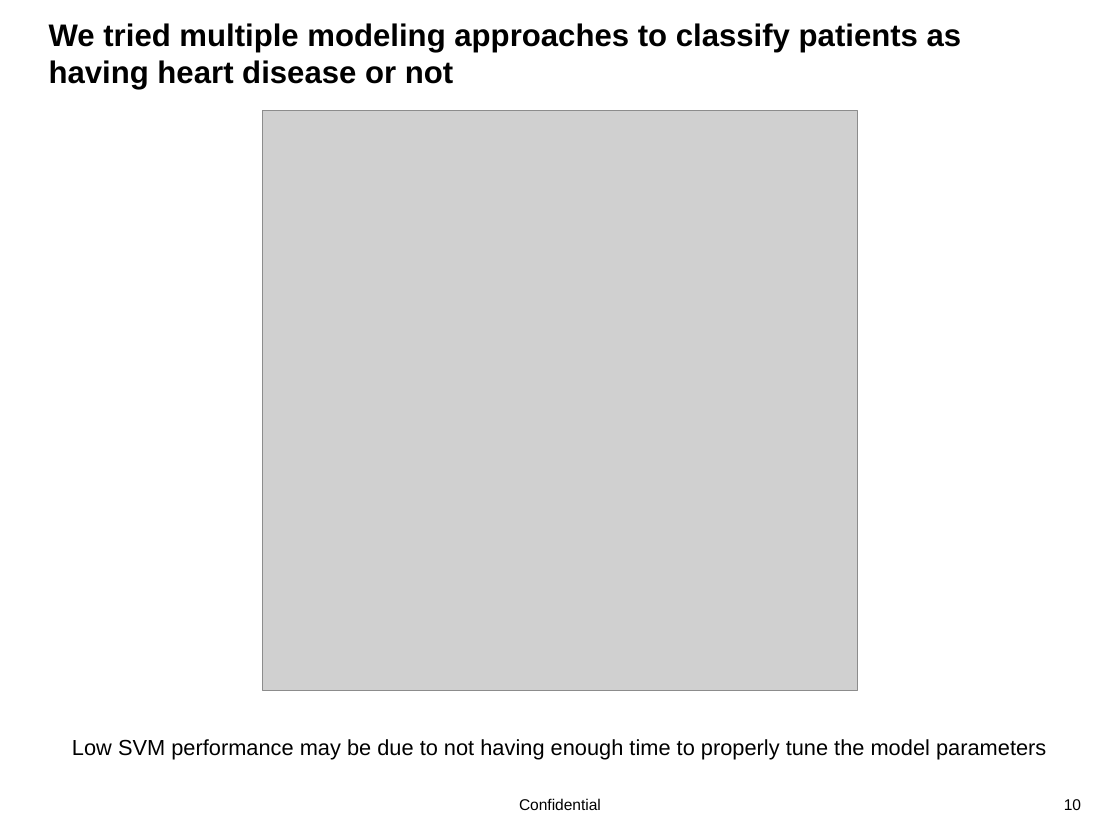
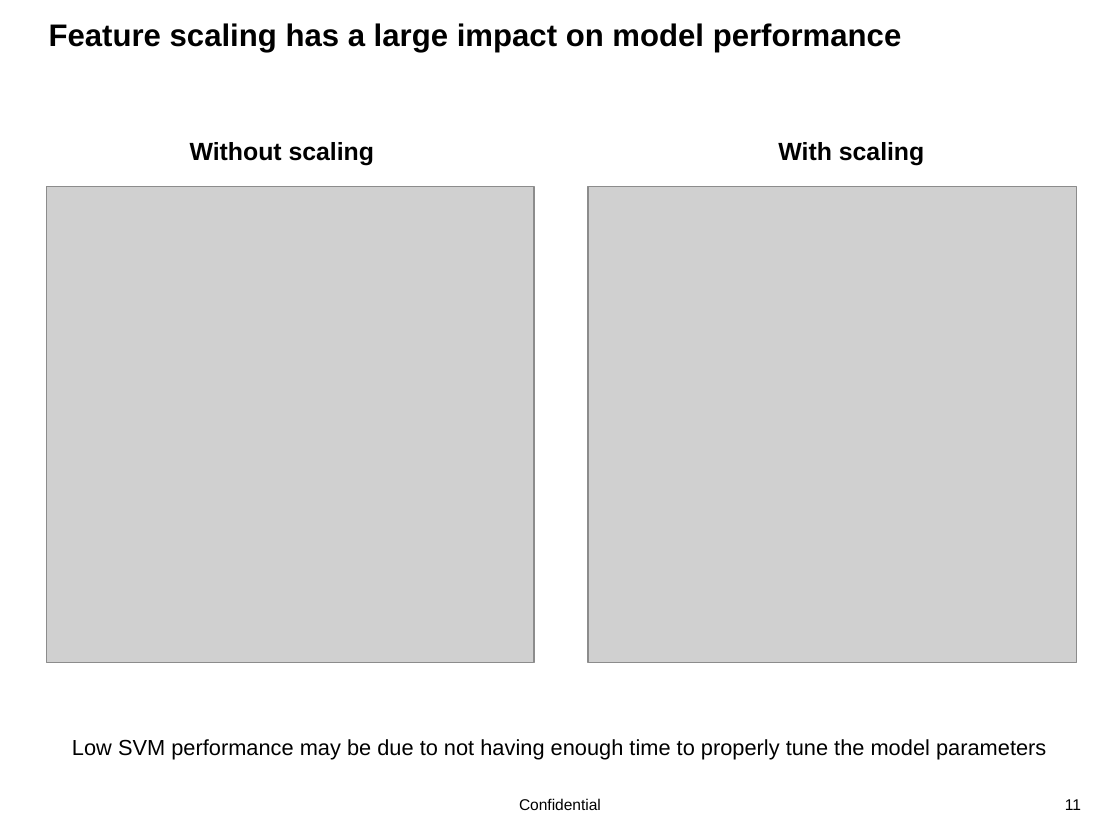
Before and after one commit to StevenLiCOF/DSCB_Project_2_Group, a slide deck: slide 11 of project_2/heart_disease_presentation.pptx (slide 10 before the commit). Drawn at 1120x840 pixels with LibreOffice and Linux fonts; fonts in the diff are those of the drawing; grey boxes stand for pictures; background and template pictures are left out. Boxes give left, top, right and bottom in pixels: in the first picture for what was removed or moved away, otherwise in the second. Text is boxed around its words. In the diff, an @@ line names an element or a change of style, - is before the commit and + after.

```diff
--- a/project_2/heart_disease_presentation.pptx
+++ b/project_2/heart_disease_presentation.pptx
@@ title at <box>49,23,902,52</box>: text changed @@
-We tried multiple modeling approaches to classify patients as having heart disease or not
+Feature scaling has a large impact on model performance
@@ text added at <box>190,142,374,166</box>, 16 pt, text #000000, bold @@
+Without scaling
@@ text added at <box>778,142,924,166</box>, 16 pt, text #000000, bold @@
+With scaling
@@ picture: place and size @@
-picture at <box>263,110,858,690</box>
+picture at <box>47,187,534,663</box>
@@ picture added at <box>588,187,1076,663</box> @@
@@ page number at <box>1065,799,1081,810</box>: text changed @@
-10
+11
```
Also in this commit, not shown: 2 other slides changed.
